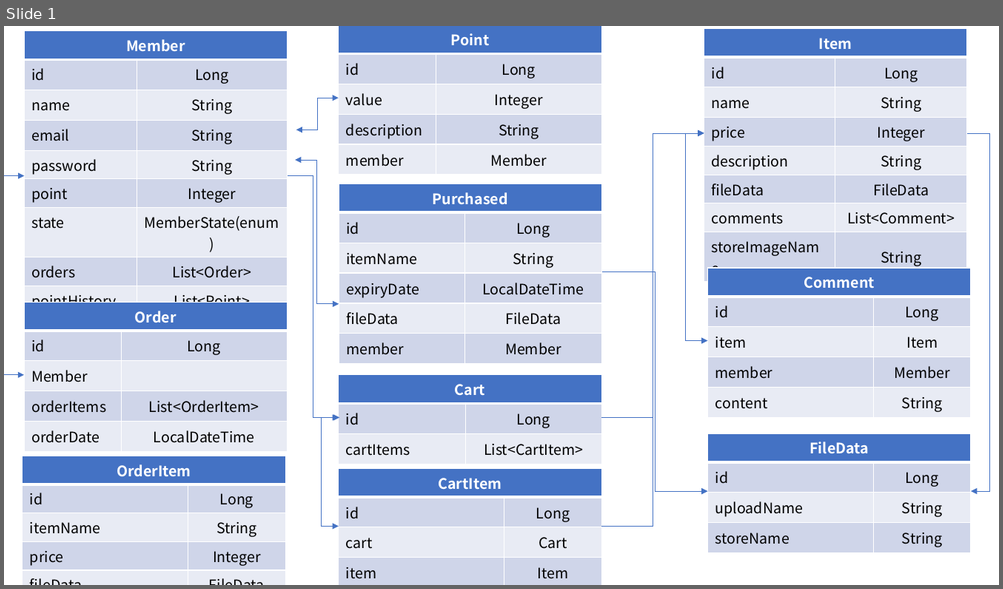
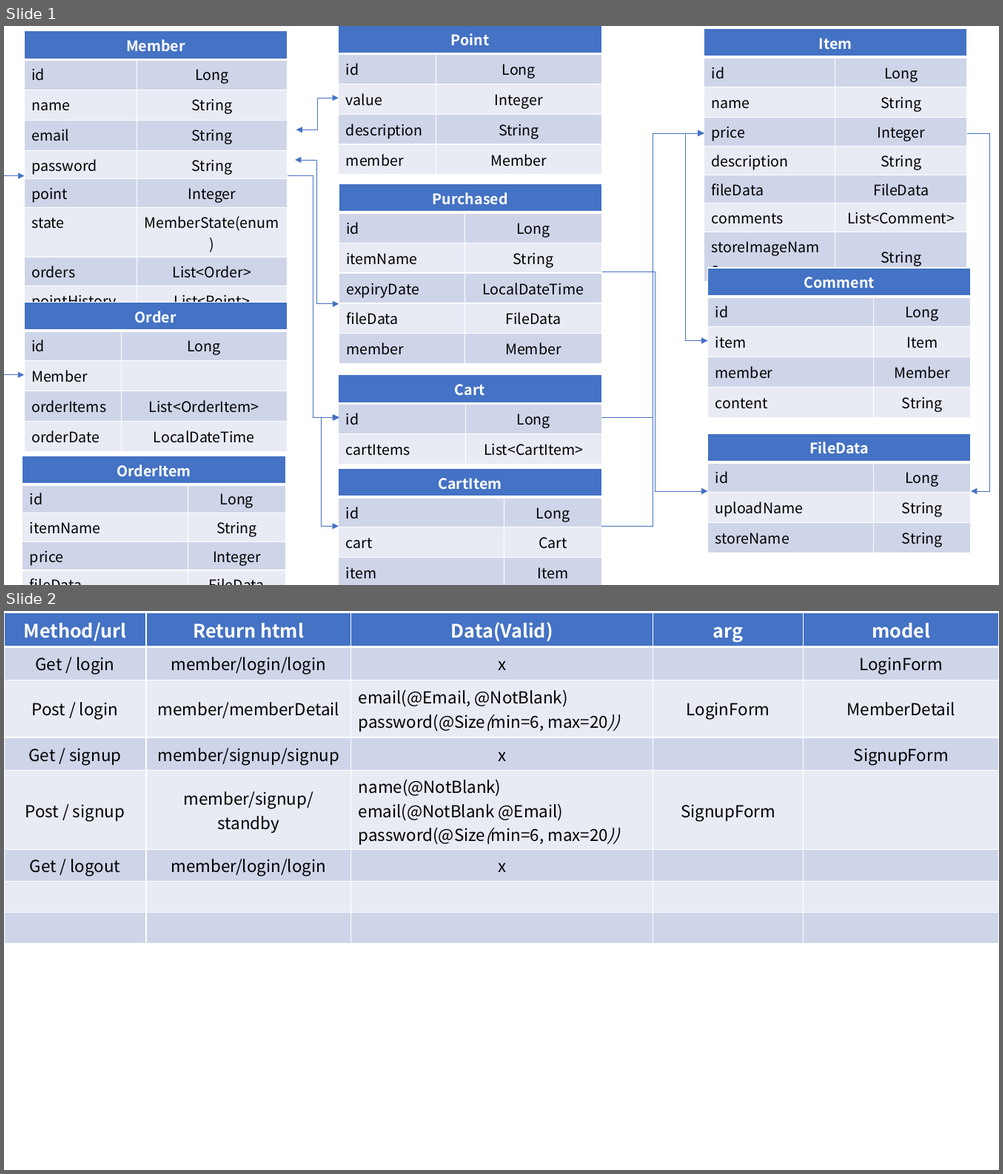
Before and after one commit to redcarrot1/Toyproject4, a slide deck: 설계.pptx. Shown one above the other, each under a label of ours: slide 1 before the commit, slides 1 and 2 after it. The pictures are 1003x589 and 1003x1174 pixels, drawn with LibreOffice and Linux fonts; fonts in the diff are those of the drawing. Boxes give left, top, right and bottom in pixels: in the first picture for what was removed or moved away, otherwise in the second. Text is boxed around its words. In the diff, an @@ line names an element or a change of style, - is before the commit and + after.

```diff
--- a/설계.pptx
+++ b/설계.pptx
@@ slide 2 added at (4,611,999,1170), background #FFFFFF @@
@@ table added at (4,612,999,918), 8 rows, 5 columns @@
+Method/url | Return html | Data(Valid) | arg | model
+Get / login | member/login/login | x |  | LoginForm
+Post / login | member/memberDetail | email(@Email, @NotBlank) / password(@Size(min=6, max=20)) | LoginForm | MemberDetail
+Get / signup | member/signup/signup | x |  | SignupForm
+Post / signup | member/signup/standby | name(@NotBlank) email(@NotBlank @Email) password(@Size(min=6, max=20)) | SignupForm | 
+Get / logout | member/login/login | x |  | 
+ |  |  |  | 
+ |  |  |  | 
```
Also in this commit, not shown: 1 slide removed, 24 other files.
